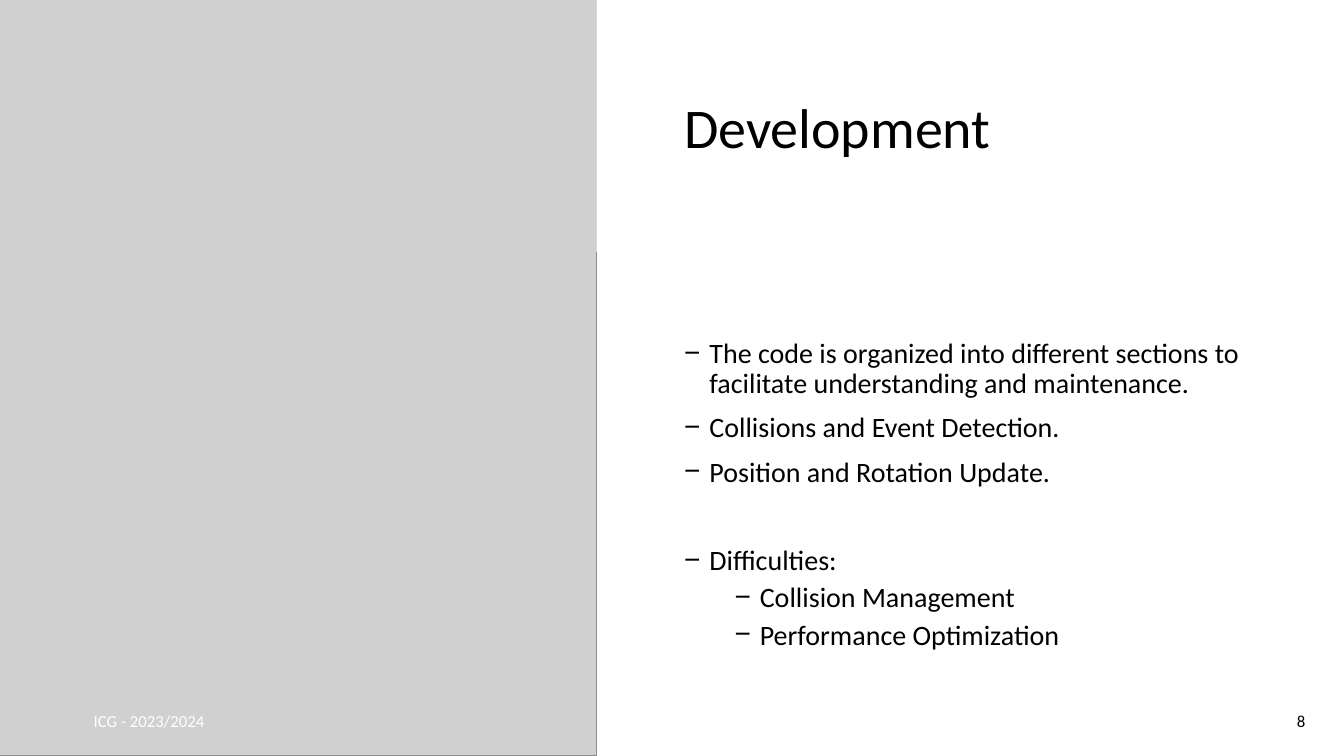
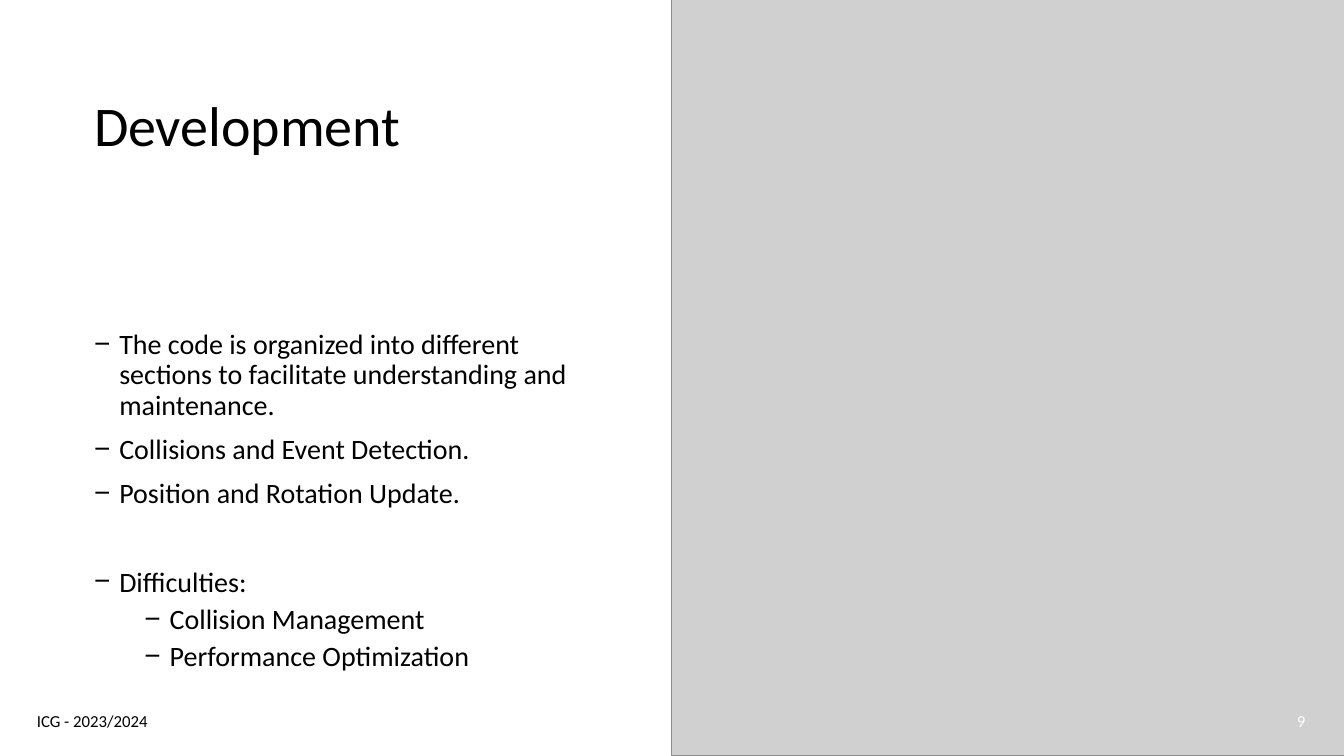
Before and after one commit to joaogasparp/joaogasparp.github.io, a slide deck: slide 9 of docs/icg_final.pptx (slide 8 before the commit). Drawn at 1344x756 pixels with LibreOffice and Linux fonts; fonts in the diff are those of the drawing; grey boxes stand for pictures. Boxes give left, top, right and bottom in pixels: in the first picture for what was removed or moved away, otherwise in the second. Text is boxed around its words. In the diff, an @@ line names an element or a change of style, - is before the commit and + after.

```diff
--- a/docs/icg_final.pptx
+++ b/docs/icg_final.pptx
@@ rectangle resized from (x1=597, y1=0, x2=1344, y2=252) to (x1=0, y1=0, x2=940, y2=252) @@
@@ rectangle at (x1=0, y1=0, x2=940, y2=252): shadow changed @@
@@ picture resized from (x1=0, y1=0, x2=597, y2=756) to (x1=673, y1=0, x2=1344, y2=756) @@
@@ title "Development" moved from (x1=684, y1=109, x2=990, y2=157) to (x1=94, y1=107, x2=400, y2=155) @@
@@ text "The code is organized into ..." rewrapped from (x1=709, y1=343, x2=1239, y2=650) to (x1=119, y1=334, x2=567, y2=671) @@
@@ text "ICG - 2023/2024" moved from (x1=94, y1=717, x2=205, y2=727) to (x1=37, y1=715, x2=148, y2=728) @@
@@ text "ICG - 2023/2024" at (x1=37, y1=715, x2=148, y2=728): text colour #FFFFFF to #000000 @@
@@ page number at (x1=1297, y1=717, x2=1305, y2=727): text changed; text colour #000000 to #FFFFFF @@
-8
+9
```
Also in this commit, not shown: 7 other slides changed, 1 slide added, 1 other file.
